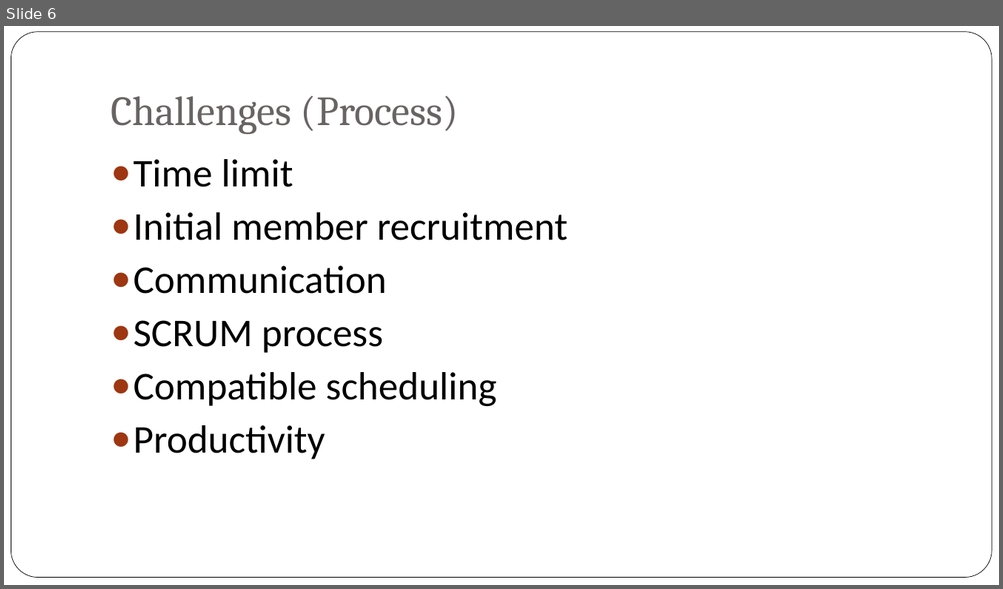
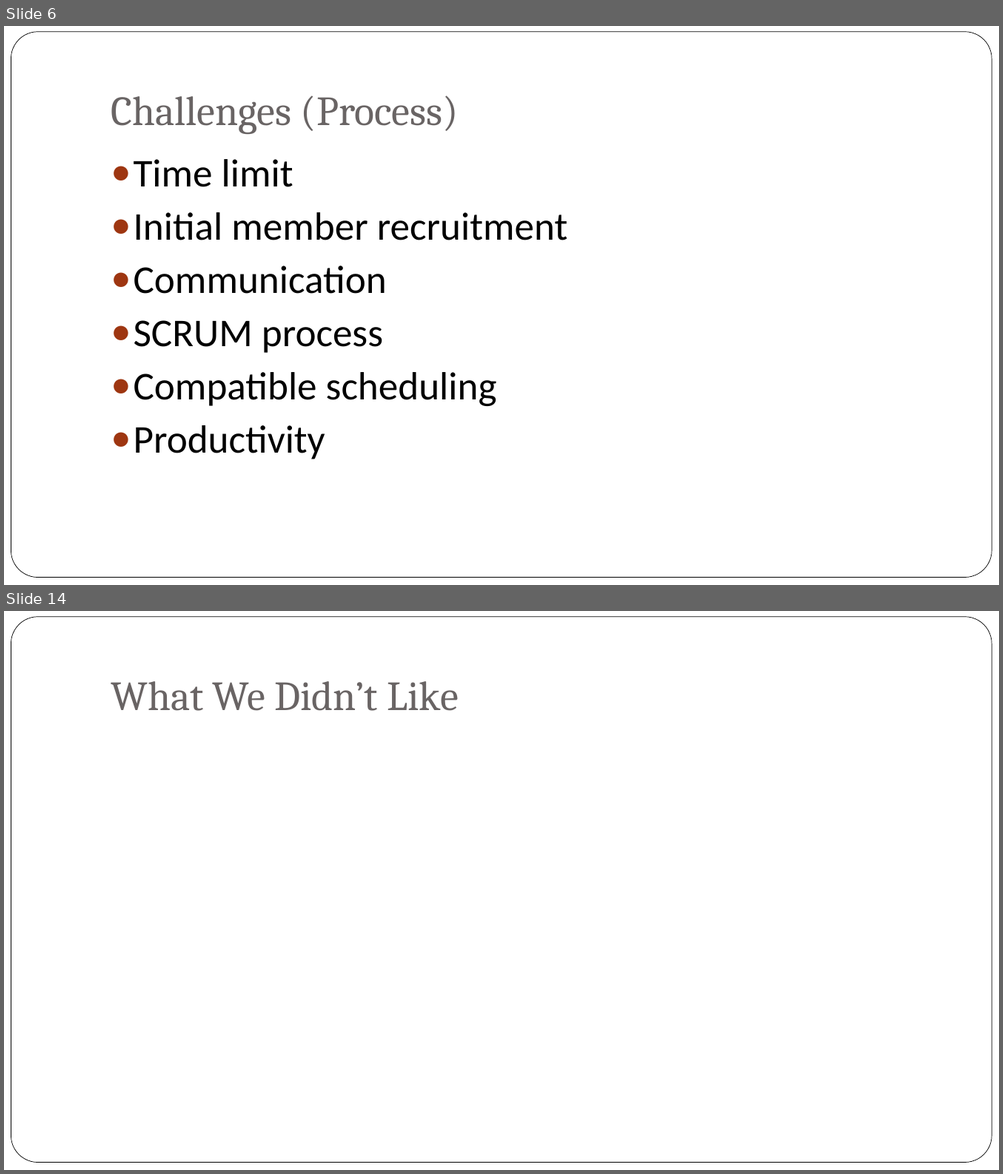
Before and after one commit to bxji/Civic-Duty, a slide deck: presentation/civic_duty_presentation.pptx. Shown one above the other, each under a label of ours: slide 6 before the commit, slides 6 and 14 after it; the slides between them are not shown. The pictures are 1003x589 and 1003x1174 pixels, drawn with LibreOffice and Linux fonts; fonts in the diff are those of the drawing; background and template pictures are left out. Boxes give left, top, right and bottom in pixels: in the first picture for what was removed or moved away, otherwise in the second. Text is boxed around its words. In the diff, an @@ line names an element or a change of style, - is before the commit and + after.

Commit message:
overall title for presentation mostly complete

```diff
--- a/presentation/civic_duty_presentation.pptx
+++ b/presentation/civic_duty_presentation.pptx
@@ slide 14 added at (4, 611, 999, 1170), background picture (left out); not listed: 1 template element that a slide beside it also shows @@
@@ title added at (111, 681, 458, 711), 40 pt, text #696464 @@
+What We Didn’t Like
```
Also in this commit, not shown: 9 other slides added.
